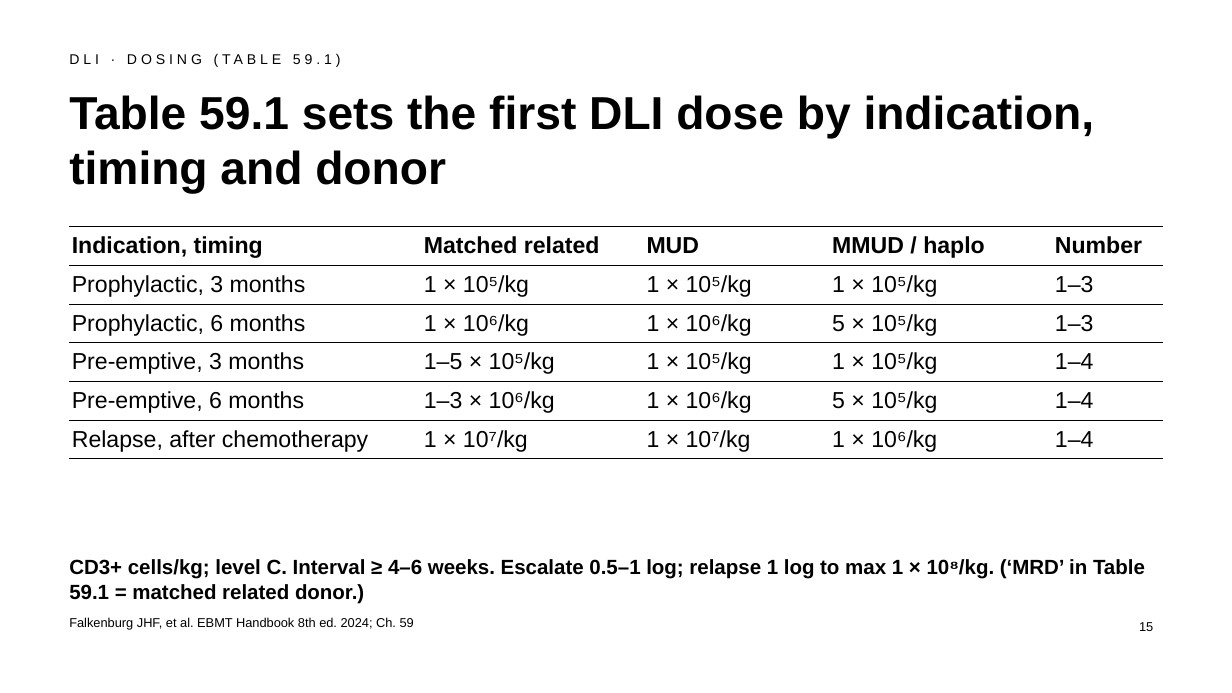
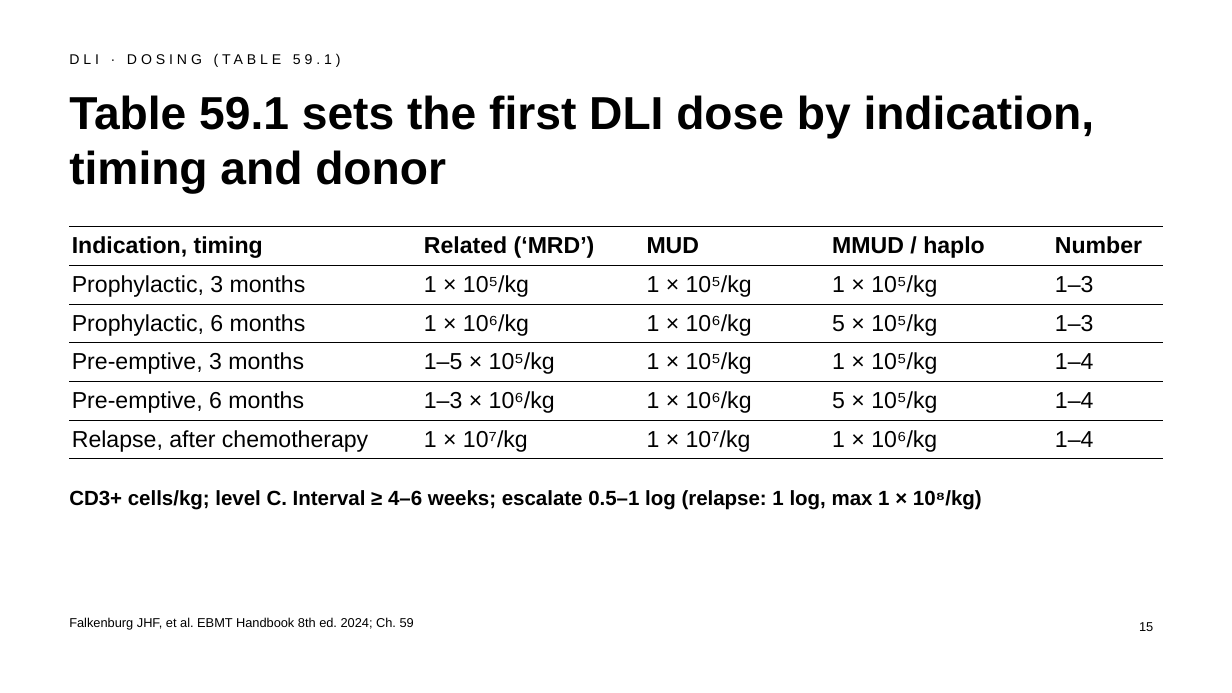
Before and after one commit to htlin222/ebmt-handbook-skill, a slide deck: slide 15 of slides/decks/s13-relapse-mrd-dli.pptx. Drawn at 1232x693 pixels with LibreOffice and Linux fonts; fonts in the diff are those of the drawing. Boxes give left, top, right and bottom in pixels: in the first picture for what was removed or moved away, otherwise in the second. Text is boxed around its words. In the diff, an @@ line names an element or a change of style, - is before the commit and + after.

```diff
--- a/slides/decks/s13-relapse-mrd-dli.pptx
+++ b/slides/decks/s13-relapse-mrd-dli.pptx
@@ table at box(69, 226, 1164, 456) @@
-row 1, column 2: Matched related
+row 1, column 2: Related (‘MRD’)
@@ text at box(69, 490, 982, 510): text changed @@
-CD3+ cells/kg; level C. Interval ≥ 4–6 weeks. Escalate 0.5–1 log; relapse 1 log to max 1 × 10⁸/kg. (‘MRD’ in Table 59.1 = matched related donor.)
+CD3+ cells/kg; level C. Interval ≥ 4–6 weeks; escalate 0.5–1 log (relapse: 1 log, max 1 × 10⁸/kg)
```
Also in this commit, not shown: 12 other slides changed, 24 other files.
